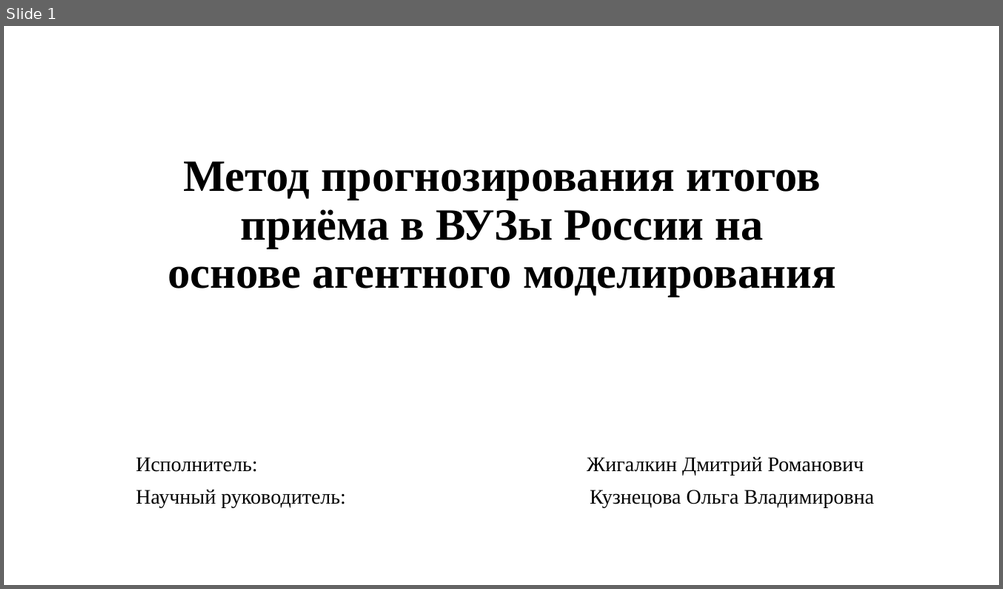
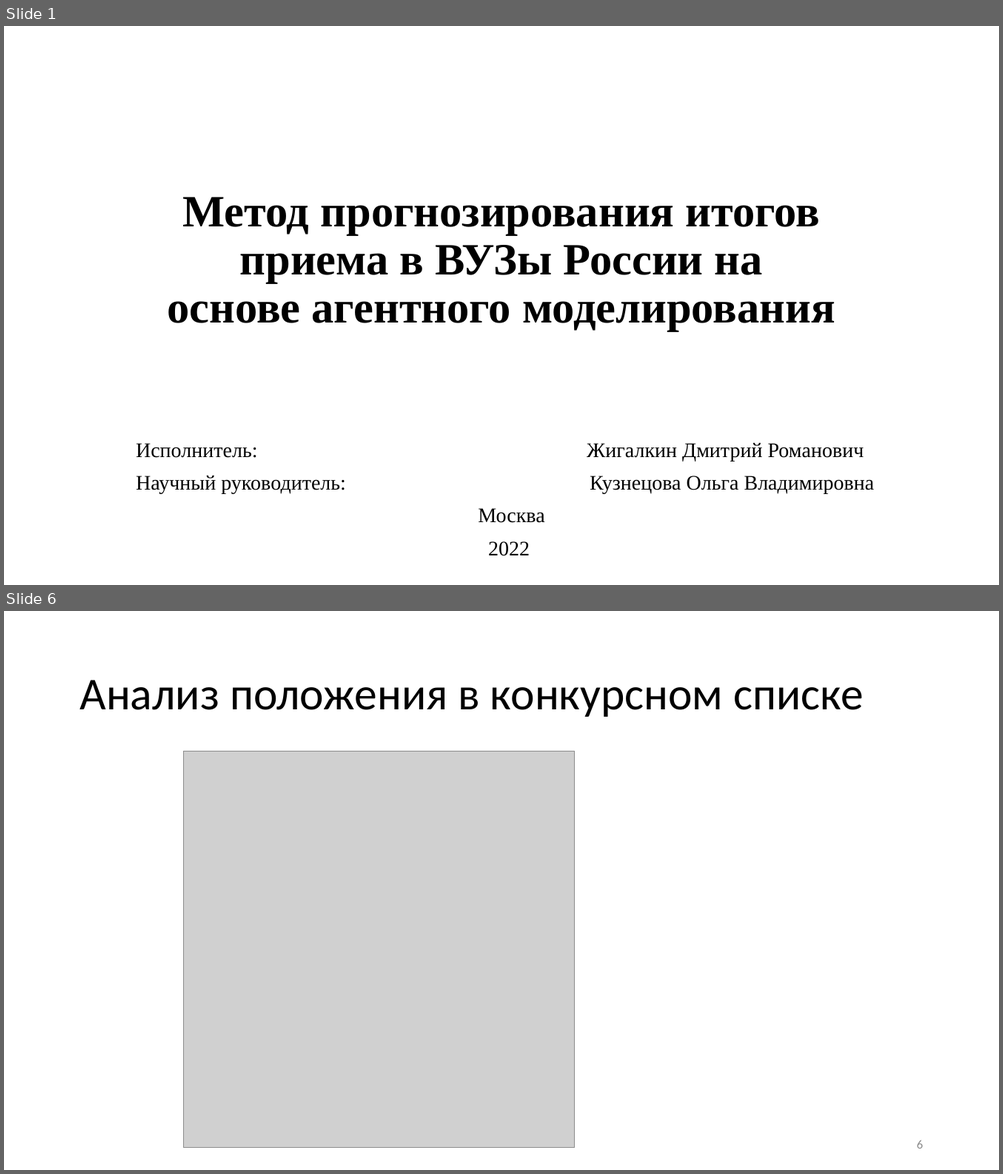
Before and after one commit to 1Bitcoin/scrape-universities-data, a slide deck: tex-diploma-template-main/Метод прогнозирования итогов приёма в вузы России на основе агентного моделирования.pptx. Shown one above the other, each under a label of ours: slide 1 before the commit, slides 1 and 6 after it; the slides between them are not shown. The pictures are 1003x589 and 1003x1174 pixels, drawn with LibreOffice and Linux fonts; fonts in the diff are those of the drawing; grey boxes stand for pictures. Boxes give left, top, right and bottom in pixels: in the first picture for what was removed or moved away, otherwise in the second. Text is boxed around its words. In the diff, an @@ line names an element or a change of style, - is before the commit and + after.

```diff
--- a/tex-diploma-template-main/Метод прогнозирования итогов приёма в вузы России на основе агентного моделирования.pptx
+++ b/tex-diploma-template-main/Метод прогнозирования итогов приёма в вузы России на основе агентного моделирования.pptx
@@ slide 6 added at (4, 611, 999, 1170), background #FFFFFF @@
@@ title added at (79, 680, 863, 717), 44 pt, text #000000 @@
+Анализ положения в конкурсном списке
@@ picture added at (184, 752, 575, 1148) @@
@@ page number added at (916, 1141, 922, 1149), 12 pt, text #8C8C8C @@
+6
@@ slide 1 changed as well @@
@@ title at (168, 197, 835, 332): text changed @@
-Метод прогнозирования итогов приёма в ВУЗы России на
-основе агентного моделирования
+Метод прогнозирования итогов приема в ВУЗы России на
+основе агентного моделирования
@@ subtitle "Исполнитель: Жигалкин Дмитрий Романович": place and size @@
-subtitle "Исполнитель: Жигалкин Дмитрий Романович" at (136, 457, 874, 508)
+subtitle "Исполнитель: Жигалкин Дмитрий Романович" at (136, 443, 874, 557)
@@ subtitle at (478, 508, 544, 557): paragraphs added @@
+Москва
+2022
```
Also in this commit, not shown: 2 other slides changed, 11 other slides added, 44 other files.
